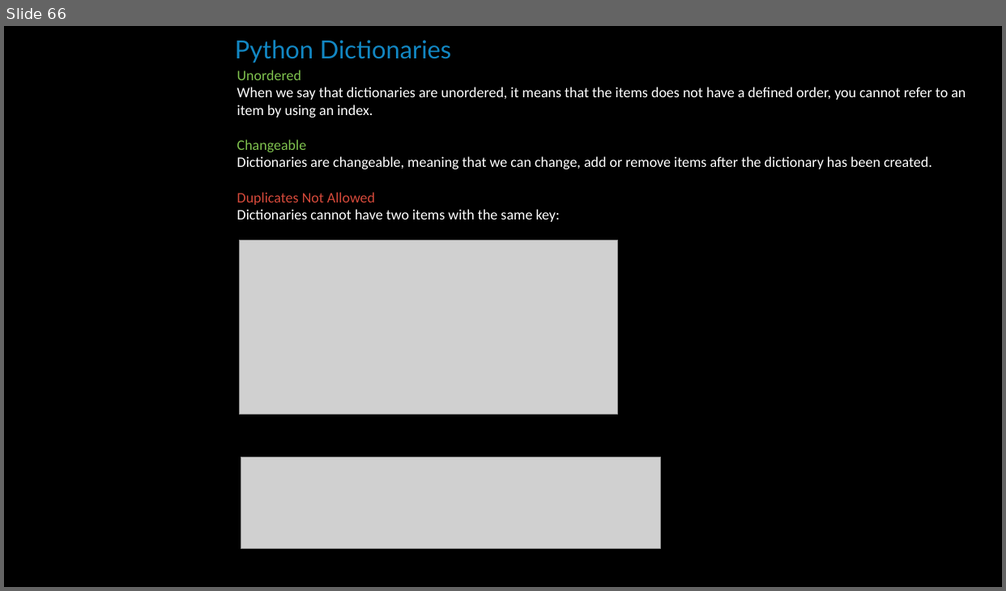
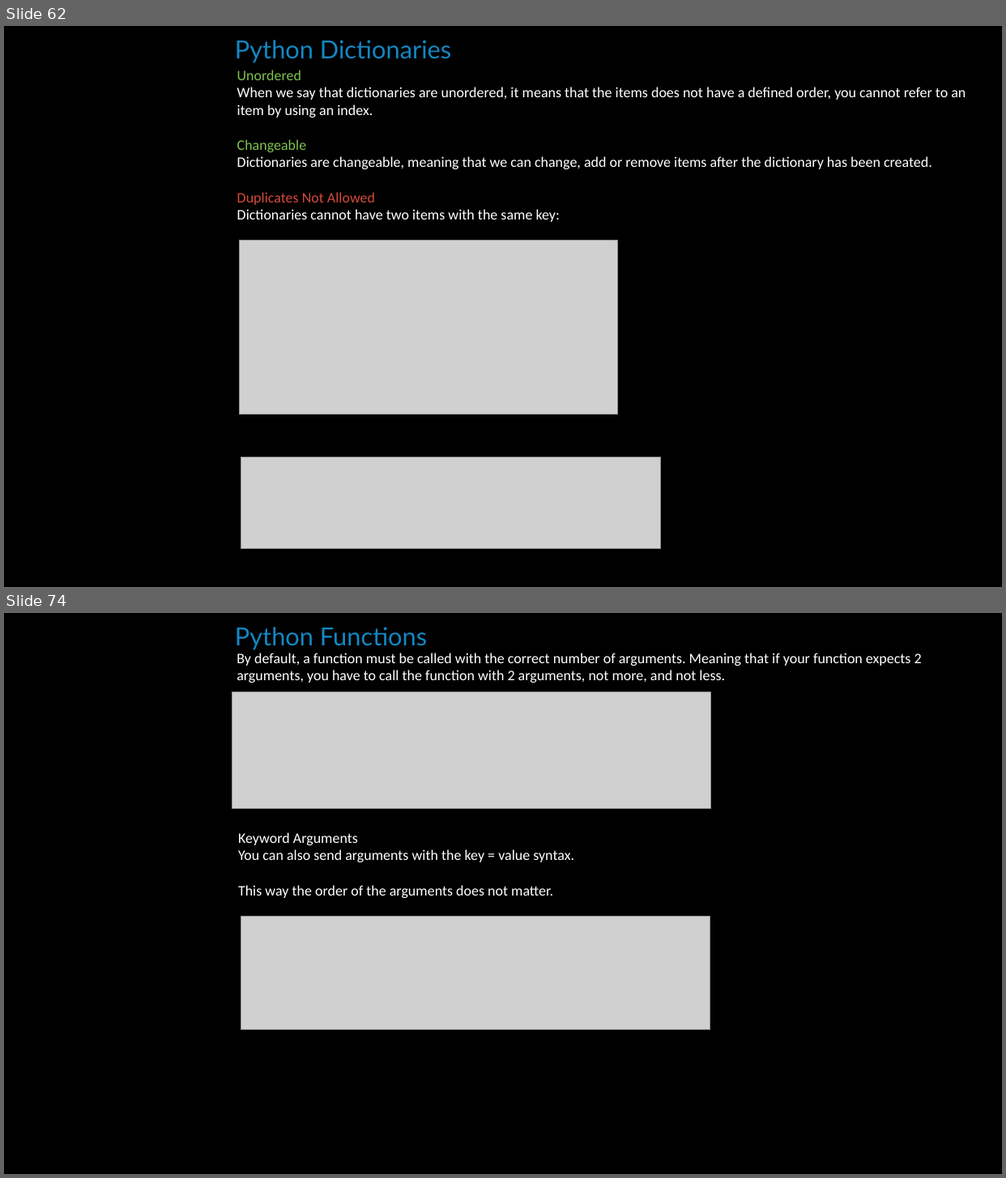
Before and after one commit to simon-pikalov/Ariel_OOP_2020, a slide deck: Classes/week_09/TA/simon_group/oop9.pptx. Shown one above the other, each under a label of ours: slide 66 before the commit, slides 62 and 74 after it; the slides between them are not shown. The pictures are 1006x591 and 1006x1178 pixels, drawn with LibreOffice and Linux fonts; fonts in the diff are those of the drawing; grey boxes stand for pictures; background and template pictures are left out. Boxes give left, top, right and bottom in pixels: in the first picture for what was removed or moved away, otherwise in the second. Text is boxed around its words. In the diff, an @@ line names an element or a change of style, - is before the commit and + after.

```diff
--- a/Classes/week_09/TA/simon_group/oop9.pptx
+++ b/Classes/week_09/TA/simon_group/oop9.pptx
@@ slide 74 added at (x1=4, y1=613, x2=1002, y2=1174), background #000000 @@
@@ text added at (x1=235, y1=627, x2=427, y2=650), 24 pt, text #1287C3 @@
+Python Functions
@@ text added at (x1=236, y1=653, x2=922, y2=683), 14 pt, text #FFFFFF @@
+By default, a function must be called with the correct number of arguments. Meaning that if your function expects 2 arguments, you have to call the function with 2 arguments, not more, and not less.
@@ picture added at (x1=232, y1=692, x2=710, y2=809) @@
@@ text added at (x1=238, y1=833, x2=574, y2=898), 14 pt, text #FFFFFF @@
+Keyword Arguments
+You can also send arguments with the key = value syntax.
+This way the order of the arguments does not matter.
@@ picture added at (x1=241, y1=916, x2=710, y2=1030) @@
@@ what was slide 66 is now slide 62 @@
```
Also in this commit, not shown: 3 slides changed, 20 other slides added, 3 slides removed, 3 other files.
